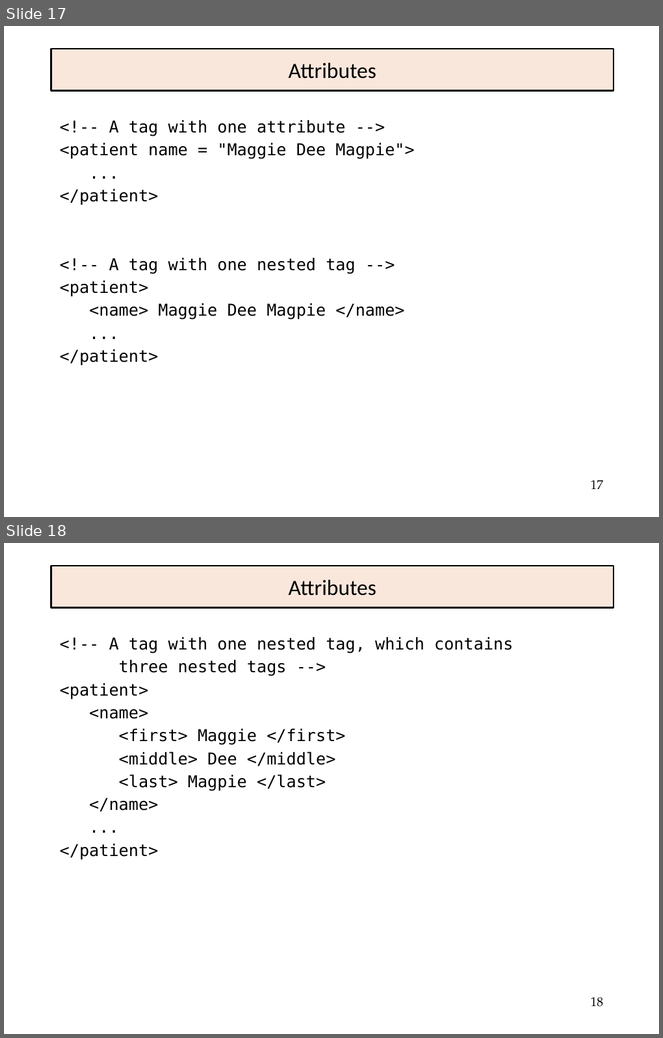
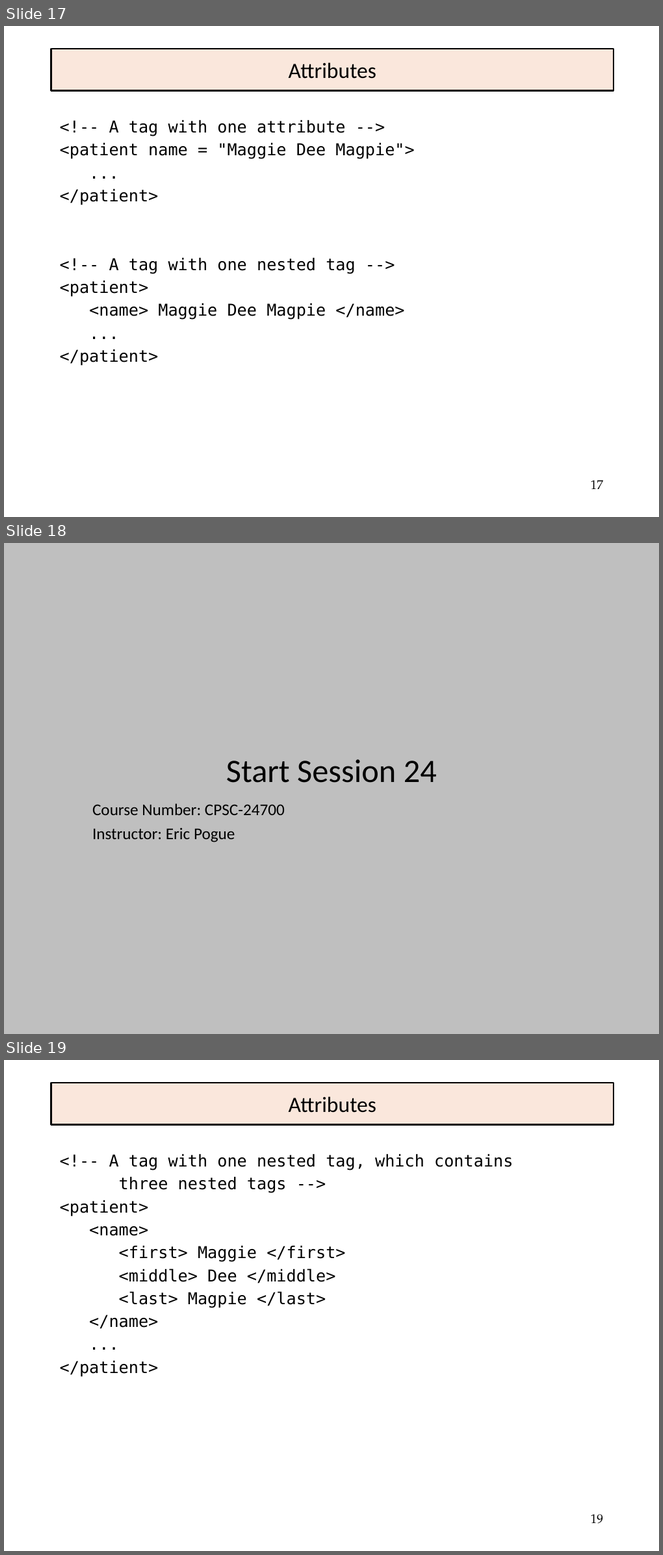
Before and after one commit to EricJPogue/www-epogue-info, a slide deck: CPSC-24700/Presentations/xml-and-webservices.pptx. Shown one above the other, each under a label of ours: slides 17 and 18 before the commit, slides 17, 18 and 19 after it. The pictures are 663x1038 and 663x1555 pixels, drawn with LibreOffice and Linux fonts; fonts in the diff are those of the drawing. Boxes give left, top, right and bottom in pixels: in the first picture for what was removed or moved away, otherwise in the second. Text is boxed around its words. In the diff, an @@ line names an element or a change of style, - is before the commit and + after.

Commit message:
Update session 24 documents and add Contact Manager assignment.

```diff
--- a/CPSC-24700/Presentations/xml-and-webservices.pptx
+++ b/CPSC-24700/Presentations/xml-and-webservices.pptx
@@ slide 18 added at (x1=4, y1=543, x2=659, y2=1034), background #BFBFBF @@
@@ title added at (x1=226, y1=759, x2=437, y2=783), 36 pt, text #000000 @@
+Start Session 24
@@ subtitle added at (x1=92, y1=804, x2=285, y2=843), 18 pt, text #000000 @@
+Course Number: CPSC-24700
+Instructor: Eric Pogue
@@ what was slide 18 is now slide 19 @@
@@ page number at (x1=591, y1=1514, x2=604, y2=1524): text changed @@
-18
+19
```
Also in this commit, not shown: 1 slide changed, 4 other files.
